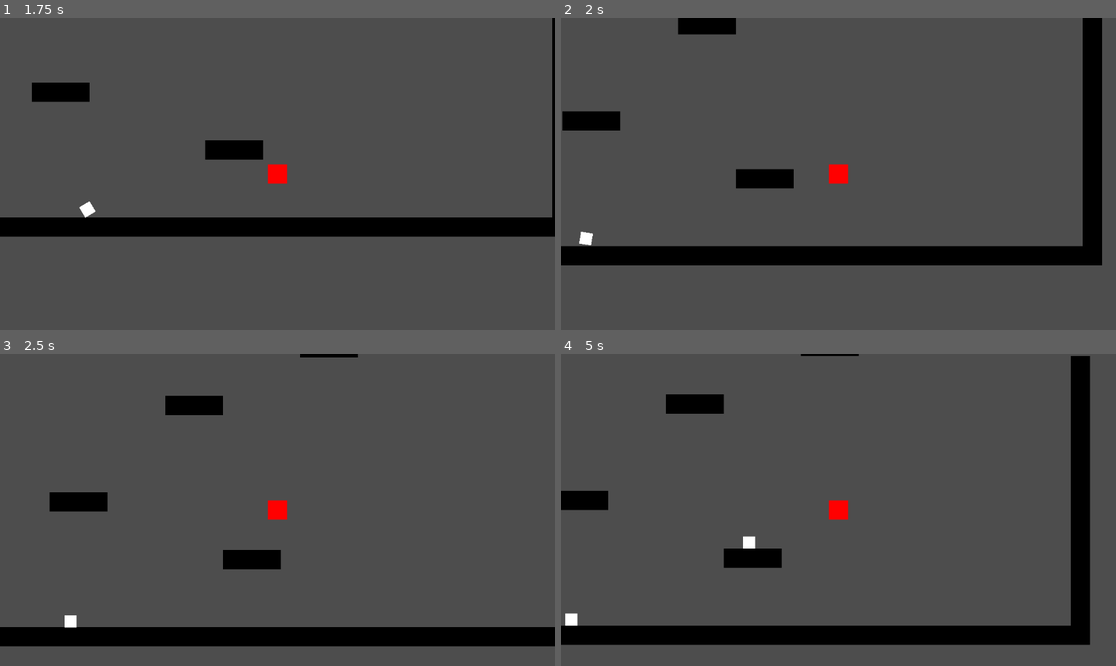
Above: before the commit, frames 1-4 (two rows, left to right).
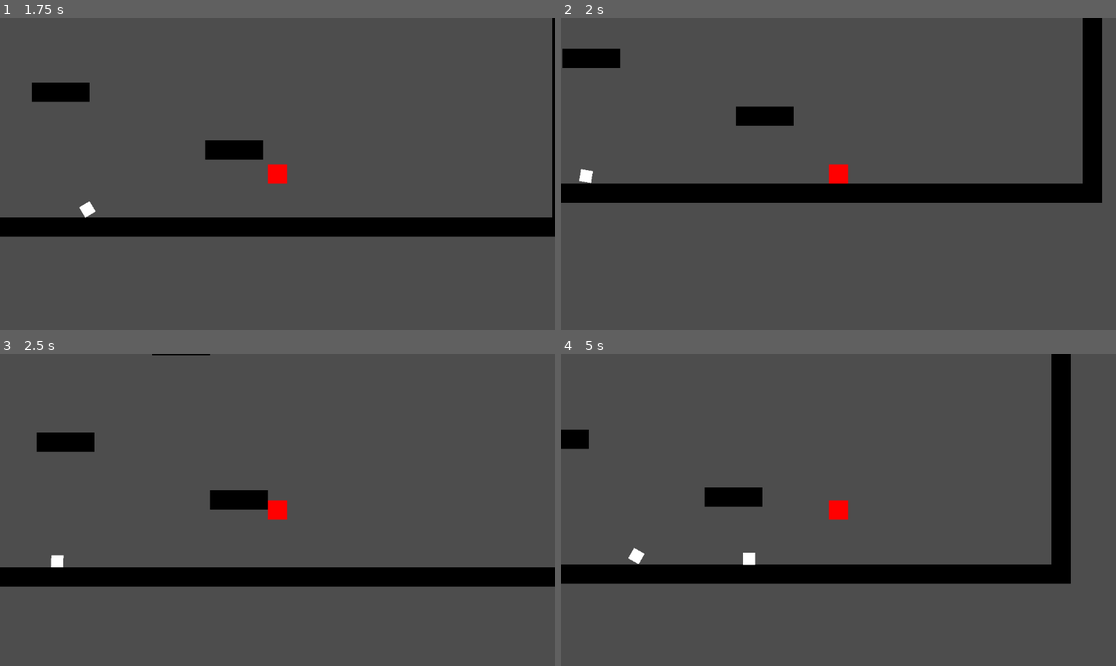
Above: after the commit, the same moments.

Repository: Lukko-Digital/upwell
Game: Godot game, scene res://src/main.tscn
The game is run twice, just before and just after one commit, with the same random seed, the same clock (stepped at 60 frames per second) and the same inputs.
Inputs (mouse positions are in pixels of both pictures, inside the frame that each line leads up to):
- Up to frame 1 (1.75 s): tap Enter at 0.5 s; move the mouse to (399, 158) at 0.52 s; hold Space (jump) 0.53-1.28 s; hold D (right) from 0.53 s (still down); move the mouse to (166, 189) at 1.27 s; click (166, 189) at 1.35 s; tap Space (jump) at 1.52, 1.55 s
- Up to frame 2 (2 s): keep holding D (right); tap Space (jump) at 1.82 s
- Up to frame 3 (2.5 s): move the mouse to (333, 441) at 2.02 s; release D (right) at 2.03 s; hold A (left) from 2.03 s (still down); hold Space (jump) from 2.03 s (still down)
- Up to frame 4 (5 s): move the mouse to (810, 572) at 2.77 s; release A (left) at 2.78 s; release Space (jump) at 2.78 s; hold D (right) 2.78-4.28 s; click (810, 572) at 2.85 s; tap Space (jump) at 3.02, 3.05, 3.32, 4.52, 4.55, 4.82 s; move the mouse to (1005, 556) at 3.52 s; hold Space (jump) 3.53-4.28 s; move the mouse to (672, 463) at 4.27 s; hold A (left) from 4.28 s (still down); click (672, 463) at 4.35 s

Frame 1 is identical in both runs. In frame 2, 15% of the frame differs, in the area x 0-98%, y 0-80%; in frame 3, 16%; in frame 4, 20%, in the area x 0-96%, y 0-94%.

Commit message:
only jump on floor

Diff:
--- a/src/player.gd
+++ b/src/player.gd
@@ -24,7 +24,8 @@
 	velocity.x = direction * SPEED
 
 func jump():
-	velocity.y = JUMP_VELOCITY
+	if is_on_floor():
+		velocity.y = JUMP_VELOCITY
 
 func shoot():
 	var instance: RigidBody2D = drill_scene.instantiate()
